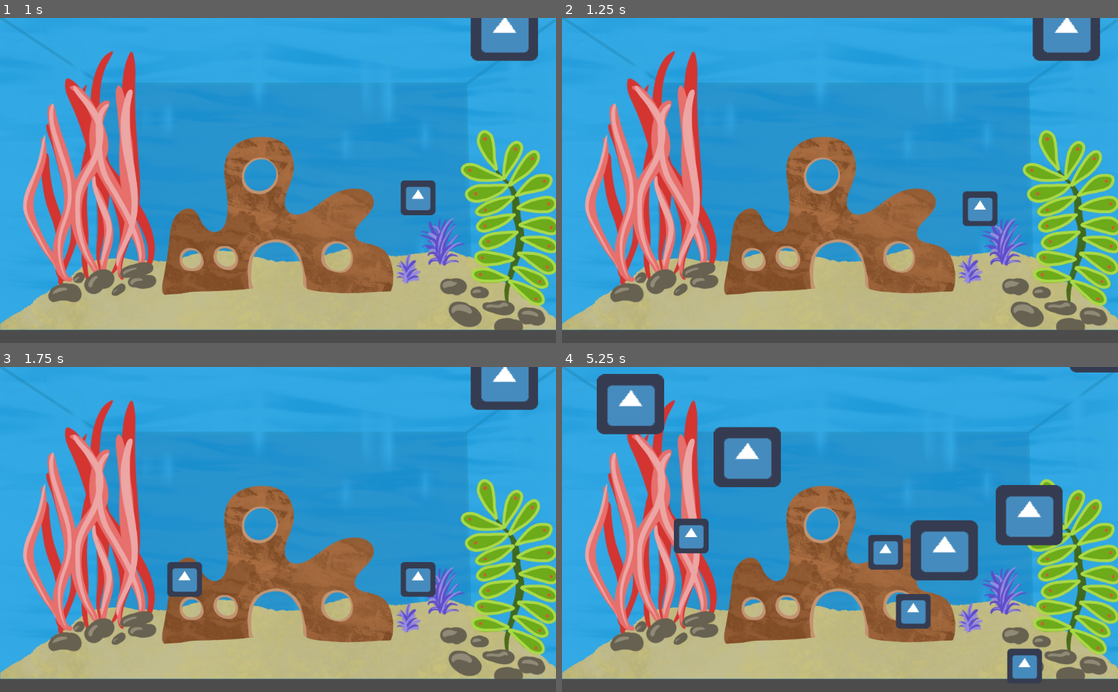
Above: before the commit, frames 1-4 (two rows, left to right).
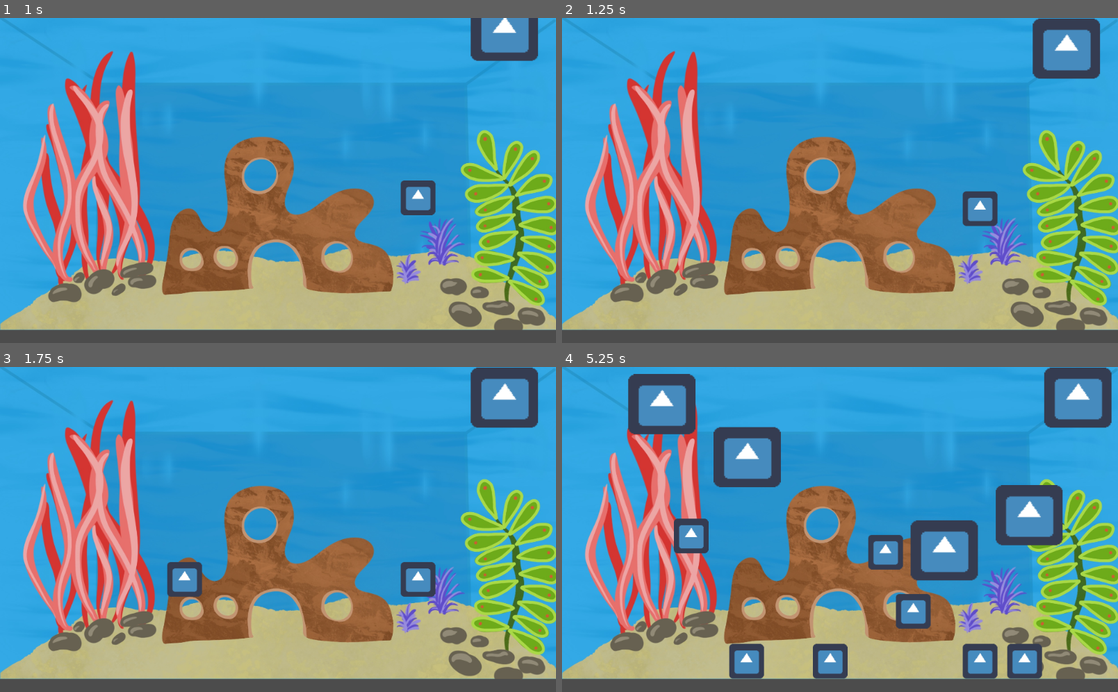
Above: after the commit, the same moments.

Repository: Quinnsicle/Aquarium
Game: Godot game, scene res://Scenes/Aquarium.tscn
Two runs of this game, one before a commit and one after it. Both use one fixed random seed, a clock stepped at 60 frames per second and the inputs below. The engine's default icon, where the game draws it, is replaced by a stand-in: a white triangle on a blue panel in a dark square.
Inputs (mouse positions are in pixels of both pictures, inside the frame that each line leads up to):
- Up to frame 1 (1 s): tap Enter at 0.5 s; move the mouse to (400, 164) at 0.52 s; click (400, 164) at 0.6 s
- Up to frame 2 (1.25 s): no input
- Up to frame 3 (1.75 s): move the mouse to (166, 545) at 1.27 s; click (166, 545) at 1.35 s
- Up to frame 4 (5.25 s): move the mouse to (895, 458) at 2.02 s; click (895, 458) at 2.1 s; move the mouse to (812, 594) at 2.77 s; click (812, 594) at 2.85 s; move the mouse to (1006, 578) at 3.52 s; click (1006, 578) at 3.6 s; move the mouse to (673, 480) at 4.27 s; click (673, 480) at 4.35 s; move the mouse to (867, 529) at 5.02 s; click (867, 529) at 5.1 s

Frame 1 is identical in both runs. In frame 2, 1.4% of the frame differs, in the area x 84-97%, y 0-19%; in frame 3, 1.4%; in frame 4, 7.2%, in the area x 6-100%, y 0-97%.

Commit message:
food despawn

Diff:
--- a/KinematicBody2D.gd
+++ b/KinematicBody2D.gd
@@ -20,5 +20,5 @@
 
 func _on_Timer_timeout():
 	state = floor(rand_range(0,3))
-	print(state)
+	#print(state)
 	pass # Replace with function body.
--- a/Scenes/Aquarium.tscn
+++ b/Scenes/Aquarium.tscn
@@ -1,7 +1,8 @@
-[gd_scene load_steps=3 format=2]
+[gd_scene load_steps=4 format=2]
 
 [ext_resource path="res://Assets/img/Aquarium.jpg" type="Texture" id=1]
 [ext_resource path="res://Scripts/Aquarium.gd" type="Script" id=2]
+[ext_resource path="res://Scenes/Outside.gd" type="Script" id=3]
 
 [node name="Aquarium" type="Node2D"]
 script = ExtResource( 2 )
@@ -13,4 +14,21 @@
 
 [node name="Timer" type="Timer" parent="."]
 autostart = true
+
+[node name="Outside" type="StaticBody2D" parent="."]
+script = ExtResource( 3 )
+
+[node name="Top" type="CollisionPolygon2D" parent="Outside"]
+position = Vector2( 0.000305176, -600 )
+polygon = PoolVector2Array( 0, 576, 0, 600, 1024, 600, 1024, 576 )
+
+[node name="Bottom" type="CollisionPolygon2D" parent="Outside"]
+polygon = PoolVector2Array( 0, 576, 0, 600, 1024, 600, 1024, 576 )
+
+[node name="Left Side" type="CollisionPolygon2D" parent="Outside"]
+polygon = PoolVector2Array( 0, 600, 0, -24, -32, -24, -32, 600 )
+
+[node name="Right Side" type="CollisionPolygon2D" parent="Outside"]
+position = Vector2( 1056, 0.000183105 )
+polygon = PoolVector2Array( 0, 600, 0, -24.0002, -32, -24.0002, -32, 600 )
 [connection signal="timeout" from="Timer" to="." method="_on_Timer_timeout"]
--- /dev/null
+++ b/Scenes/Outside.gd
@@ -0,0 +1,16 @@
+extends StaticBody2D
+
+
+# Declare member variables here. Examples:
+# var a = 2
+# var b = "text"
+
+
+# Called when the node enters the scene tree for the first time.
+func _ready():
+	pass # Replace with function body.
+
+
+# Called every frame. 'delta' is the elapsed time since the previous frame.
+#func _process(delta):
+#	pass
--- a/Scripts/Food.gd
+++ b/Scripts/Food.gd
@@ -21,4 +21,17 @@
 
 
 	var motion = velocity * delta
-	move_and_collide(motion)
+
+	var collision = move_and_collide(motion)
+	if collision && collision.collider.name == "Outside":
+		# Add a timer to this node
+		var timer = Timer.new()
+		self.add_child(timer)
+
+		# Connect the timer to make it call "queue_free" after two seconds
+		timer.connect("timeout", self, "queue_free")
+		timer.set_wait_time(2)
+		timer.start()
+
+		#queue_free()
+	#translate(motion)
